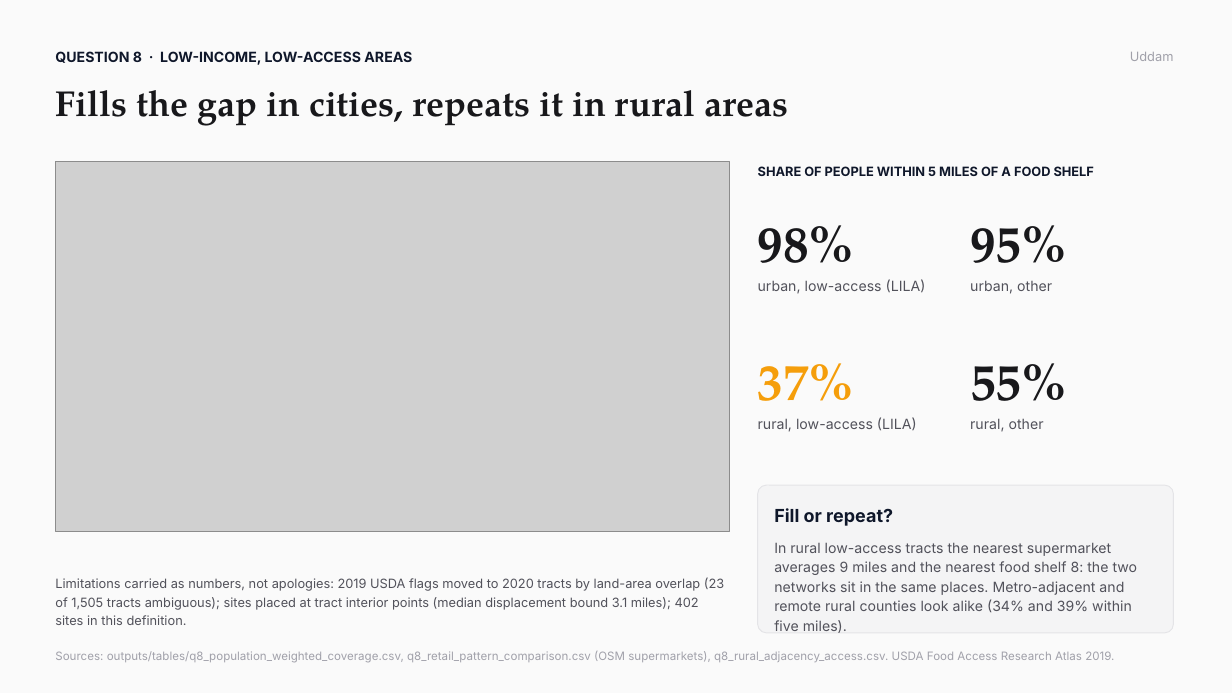
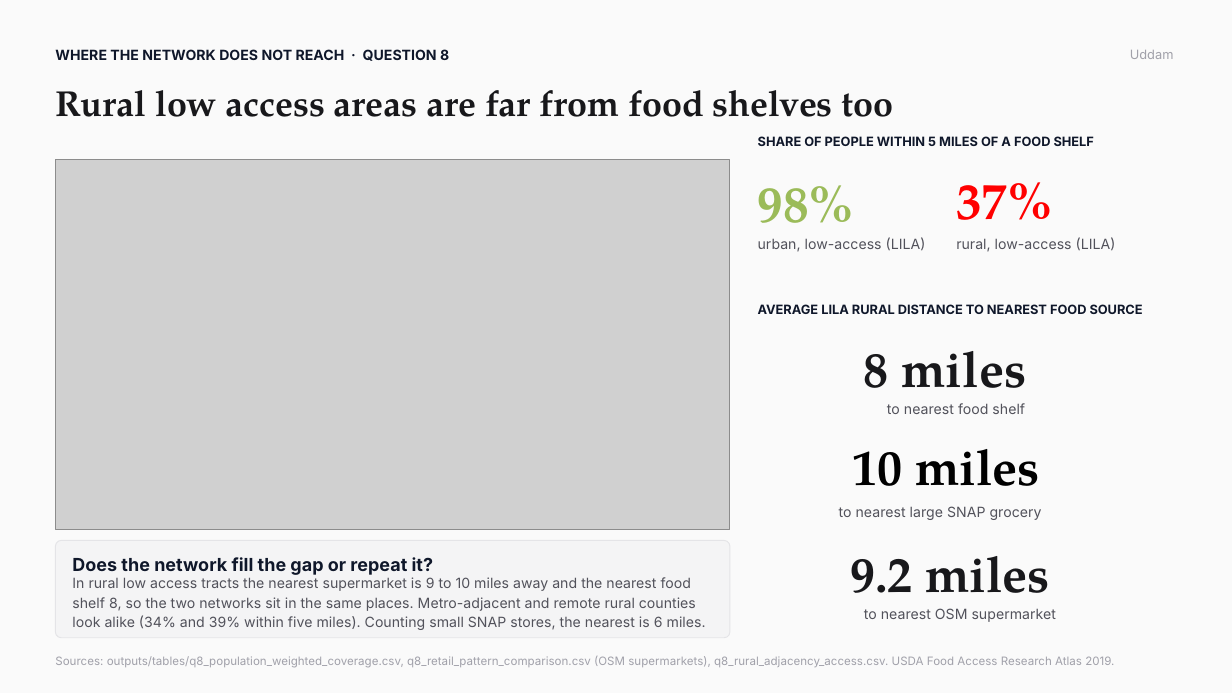
Before and after one commit to dhyan95/MinneMUDAC, a slide deck: slide 5 of docs/MinneMUDAC 2026_ Data Detectors.pptx (slide 9 before the commit). Drawn at 1232x693 pixels with LibreOffice and Linux fonts; fonts in the diff are those of the drawing; grey boxes stand for pictures. Boxes give left, top, right and bottom in pixels: in the first picture for what was removed or moved away, otherwise in the second. Text is boxed around its words. In the diff, an @@ line names an element or a change of style, - is before the commit and + after.

```diff
--- a/docs/MinneMUDAC 2026_ Data Detectors.pptx
+++ b/docs/MinneMUDAC 2026_ Data Detectors.pptx
@@ text at [55, 49, 449, 61]: text changed @@
-QUESTION 8 · LOW-INCOME, LOW-ACCESS AREAS
+WHERE THE NETWORK DOES NOT REACH · QUESTION 8
@@ text "Uddam" at [1130, 50, 1174, 59]: line spacing 1.15 to 1 @@
@@ text at [55, 90, 894, 117]: text changed @@
-Fills the gap in cities, repeats it in rural areas
+Rural low access areas are far from food shelves too
@@ text "SHARE OF PEOPLE WITHIN 5 ...": place and size @@
-text "SHARE OF PEOPLE WITHIN 5 ..." at [758, 166, 1094, 176]
+text "SHARE OF PEOPLE WITHIN 5 ..." at [758, 136, 1094, 146]
@@ text "98%": place and size @@
-text "98%" at [758, 225, 855, 263]
+text "98%" at [758, 185, 855, 241]
@@ text "98%" at [758, 185, 855, 241]: text colour #18181B to #9BBB59 @@
@@ text "37%": place and size @@
-text "37%" at [758, 363, 855, 420]
+text "37%" at [956, 182, 1053, 220]
@@ text "37%" at [956, 182, 1053, 220]: text colour #F59E0B to #FF0000 @@
@@ text "urban, low-access (LILA)": place and size @@
-text "urban, low-access (LILA)" at [758, 279, 926, 294]
+text "urban, low-access (LILA)" at [758, 237, 926, 252]
@@ text "rural, low-access (LILA)": place and size @@
-text "rural, low-access (LILA)" at [758, 417, 917, 432]
+text "rural, low-access (LILA)" at [956, 237, 1116, 252]
@@ text removed at [970, 225, 1067, 281] @@
-95%
@@ text removed at [970, 280, 1052, 294] @@
-urban, other
@@ text added at [758, 304, 1143, 314], 10 pt, text #0F172A, bold @@
+AVERAGE LILA RURAL DISTANCE TO NEAREST FOOD SOURCE
@@ text added at [864, 351, 1026, 406], 39 pt, text #18181B, bold @@
+8 miles
@@ text removed at [970, 363, 1067, 420] @@
-55%
@@ text added at [887, 403, 1025, 414], 11 pt, text #52525B @@
+to nearest food shelf
@@ text removed at [970, 418, 1044, 432] @@
-rural, other
@@ text added at [853, 449, 1040, 486], 39 pt, text #000000, bold @@
+10 miles
@@ rounded rectangle removed at [758, 485, 1174, 633] @@
@@ text removed at [774, 508, 893, 526] @@
-Fill or repeat?
@@ text added at [839, 506, 1042, 520], 11 pt, text #52525B @@
+to nearest large SNAP grocery
@@ rounded rectangle added at [55, 541, 730, 638], fill #F4F4F5, outline #E4E4E7 0.75 pt @@
@@ text added at [72, 557, 434, 575], 14 pt, text #0F172A, bold @@
+Does the network fill the gap or repeat it?
@@ text added at [850, 556, 1050, 611], 39 pt, text #18181B, bold @@
+9.2 miles
@@ text removed at [55, 577, 724, 625] @@
-Limitations carried as numbers, not apologies: 2019 USDA flags moved to 2020 tracts by land-area overlap (23 of 1,505 tracts ambiguous); sites placed at tract interior points (median displacement bound 3.1 miles); 402 sites in this definition.
@@ text at [72, 577, 706, 630]: text changed @@
-In rural low-access tracts the nearest supermarket averages 9 miles and the nearest food shelf 8: the two networks sit in the same places. Metro-adjacent and remote rural counties look alike (34% and 39% within five miles).
+In rural low access tracts the nearest supermarket is 9 to 10 miles away and the nearest food shelf 8, so the two networks sit in the same places. Metro-adjacent and remote rural counties look alike (34% and 39% within five miles). Counting small SNAP stores, the nearest is 6 miles.
@@ text added at [864, 608, 1056, 622], 11 pt, text #52525B @@
+to nearest OSM supermarket
@@ text "Sources: outputs/tables/q8_population_weighted_coverage.csv, ...": place and size @@
-text "Sources: outputs/tables/q8_population_weighted_coverage.csv, ..." at [55, 651, 1114, 663]
+text "Sources: outputs/tables/q8_population_weighted_coverage.csv, ..." at [55, 656, 1114, 668]
```
Also in this commit, not shown: 8 other slides changed, 14 slides added, 3 slides removed, 6 other files.
